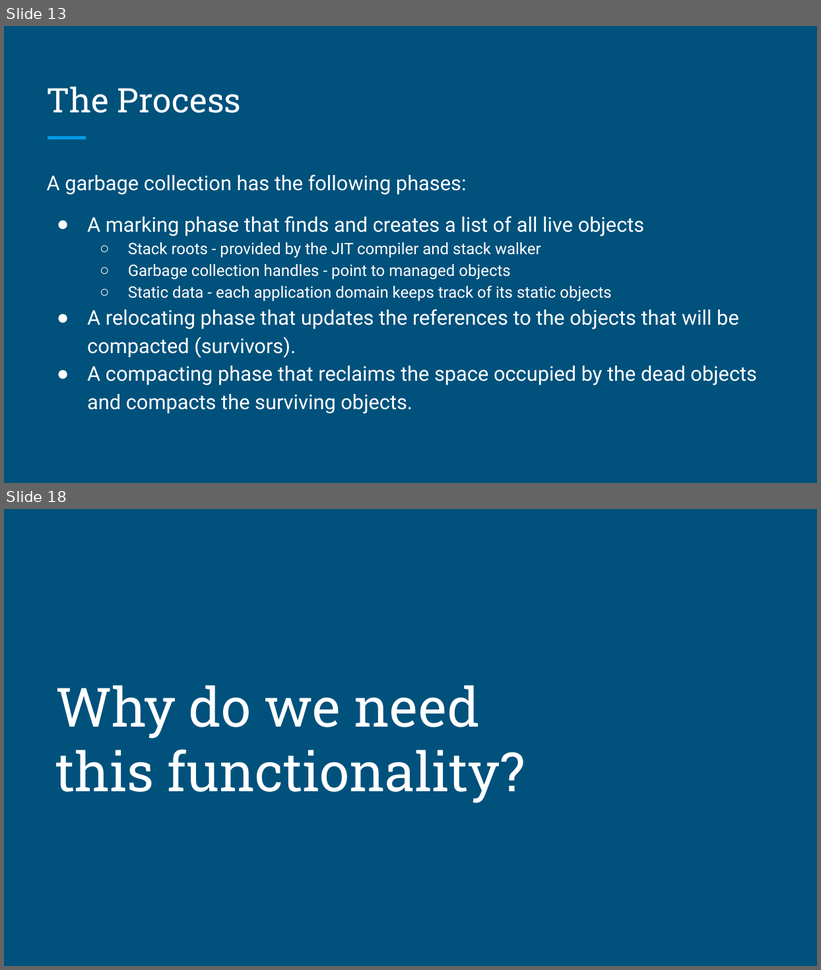
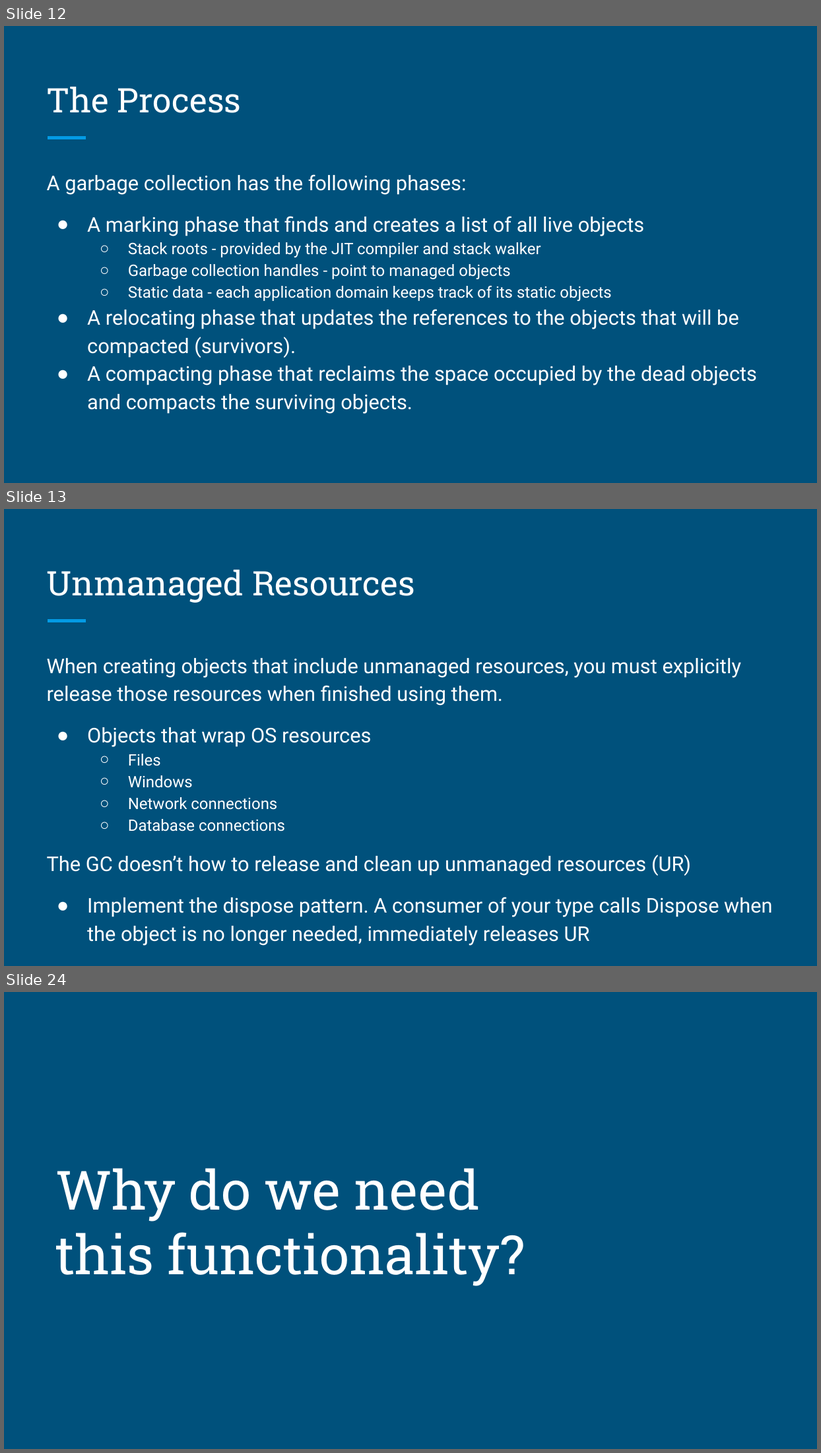
Before and after one commit to lskshastry/Garbage-Collection-and-Disposal-in-C-, a slide deck: Disposal and Garbage Collection.pptx. Shown one above the other, each under a label of ours: slides 13 and 18 before the commit, slides 12, 13 and 24 after it; the slides between them are not shown. The pictures are 821x970 and 821x1453 pixels, drawn with LibreOffice and Linux fonts; fonts in the diff are those of the drawing. Boxes give left, top, right and bottom in pixels: in the first picture for what was removed or moved away, otherwise in the second. Text is boxed around its words. In the diff, an @@ line names an element or a change of style, - is before the commit and + after.

```diff
--- a/Disposal and Garbage Collection.pptx
+++ b/Disposal and Garbage Collection.pptx
@@ slide 13 added at (x1=4, y1=509, x2=817, y2=966), background #00517C; not listed: 1 template element that a slide beside it also shows @@
@@ title added at (x1=47, y1=570, x2=415, y2=603), 30 pt, text #FFFFFF @@
+Unmanaged Resources
@@ text added at (x1=47, y1=658, x2=772, y2=946), 18 pt, text #FFFFFF @@
+When creating objects that include unmanaged resources, you must explicitly release those resources when finished using them.
+● Objects that wrap OS resources
+  ○ Files
+  ○ Windows
+  ○ Network connections
+  ○ Database connections
+The GC doesn’t how to release and clean up unmanaged resources (UR)
+● Implement the dispose pattern. A consumer of your type calls Dispose when the object is no longer needed, immediately releases UR
@@ what was slide 13 is now slide 12 @@
@@ what was slide 18 is now slide 24 @@
```
Also in this commit, not shown: 2 slides changed, 12 other slides added, 6 slides removed, 1 other file.
